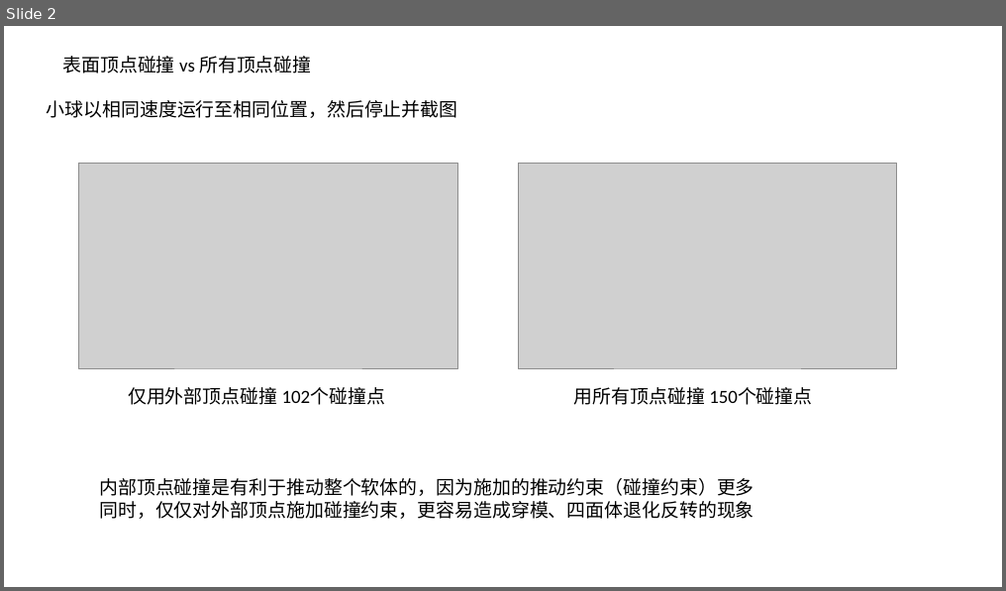
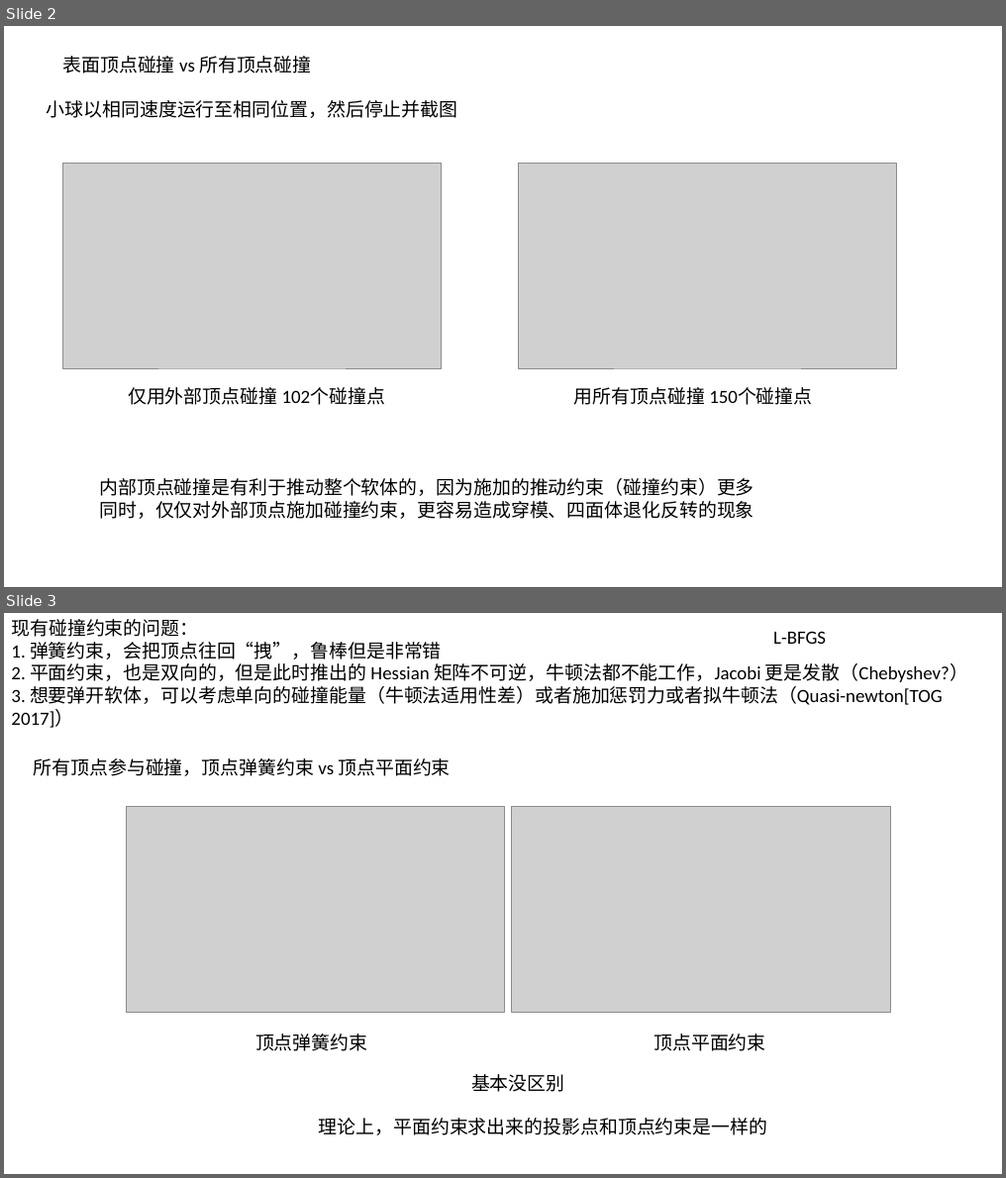
Before and after one commit to buuugyellow/MultiGridSoftBody, a slide deck: analysis/collisionDetection.pptx. Shown one above the other, each under a label of ours: slide 2 before the commit, slides 2 and 3 after it. The pictures are 1006x591 and 1006x1178 pixels, drawn with LibreOffice and Linux fonts; fonts in the diff are those of the drawing; grey boxes stand for pictures. Boxes give left, top, right and bottom in pixels: in the first picture for what was removed or moved away, otherwise in the second. Text is boxed around its words. In the diff, an @@ line names an element or a change of style, - is before the commit and + after.

Commit message:
四面体碰撞响应 四面体简单的异常处理 无指导向量的三角形碰撞

```diff
--- a/analysis/collisionDetection.pptx
+++ b/analysis/collisionDetection.pptx
@@ slide 3 added at [4,613,1002,1174], background #FFFFFF @@
@@ text added at [11,619,968,705], 18 pt, text #000000 @@
+现有碰撞约束的问题：
+1. 弹簧约束，会把顶点往回“拽”，鲁棒但是非常错
+2. 平面约束，也是双向的，但是此时推出的 Hessian 矩阵不可逆，牛顿法都不能工作，Jacobi 更是发散（Chebyshev?）
+3. 想要弹开软体，可以考虑单向的碰撞能量（牛顿法适用性差）或者施加惩罚力或者拟牛顿法（Quasi-newton[TOG 2017]）
@@ text added at [773,631,826,644], 18 pt, text #000000 @@
+L-BFGS
@@ text added at [34,759,450,776], 18 pt, text #000000 @@
+所有顶点参与碰撞，顶点弹簧约束 vs 顶点平面约束
@@ picture added at [126,807,505,1013] @@
@@ picture added at [512,807,890,1013] @@
@@ text added at [255,1034,367,1052], 18 pt, text #000000 @@
+顶点弹簧约束
@@ text added at [653,1034,765,1052], 18 pt, text #000000 @@
+顶点平面约束
@@ text added at [471,1074,564,1092], 18 pt, text #000000 @@
+基本没区别
@@ text added at [319,1118,768,1136], 18 pt, text #000000 @@
+理论上，平面约束求出来的投影点和顶点约束是一样的
@@ slide 2 changed as well @@
@@ picture: place and size @@
-picture at [79,163,457,369]
+picture at [63,163,442,369]
```
Also in this commit, not shown: 1 other slide changed, 1 other slide added, 1 slide removed, 11 other files.
